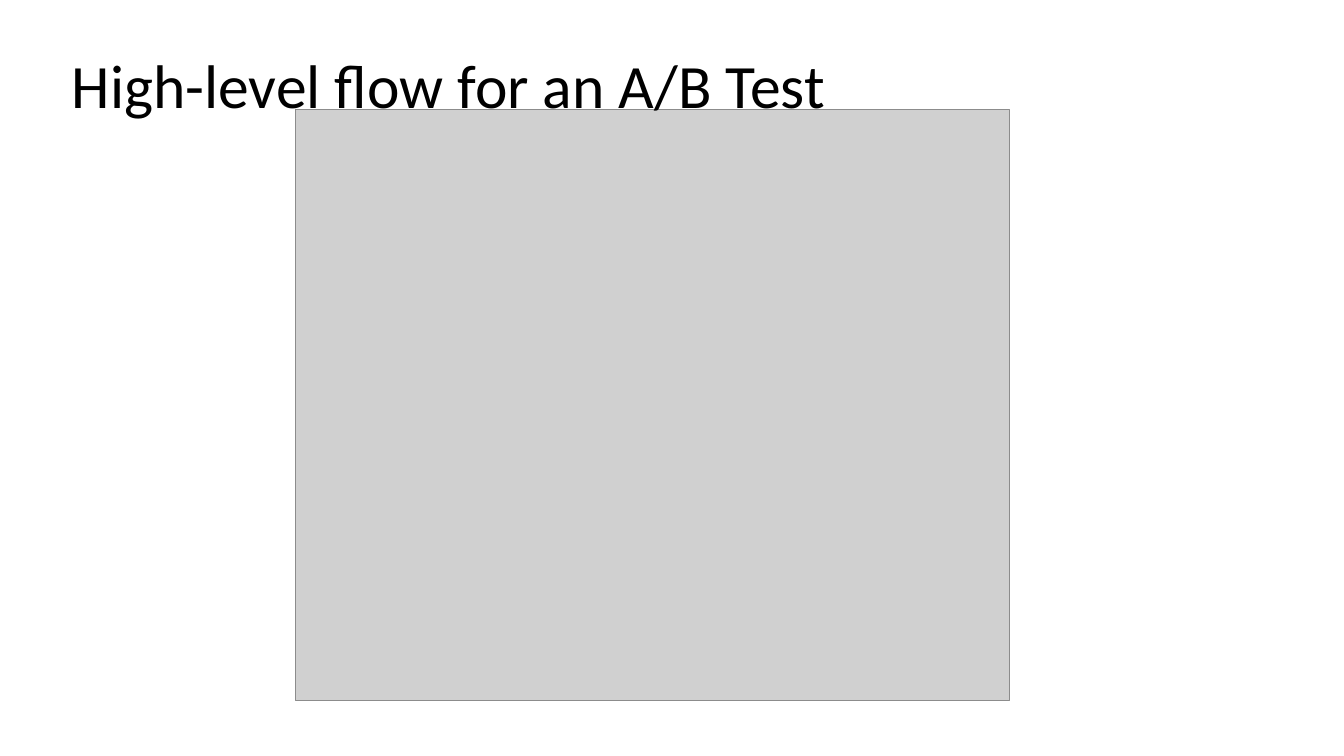
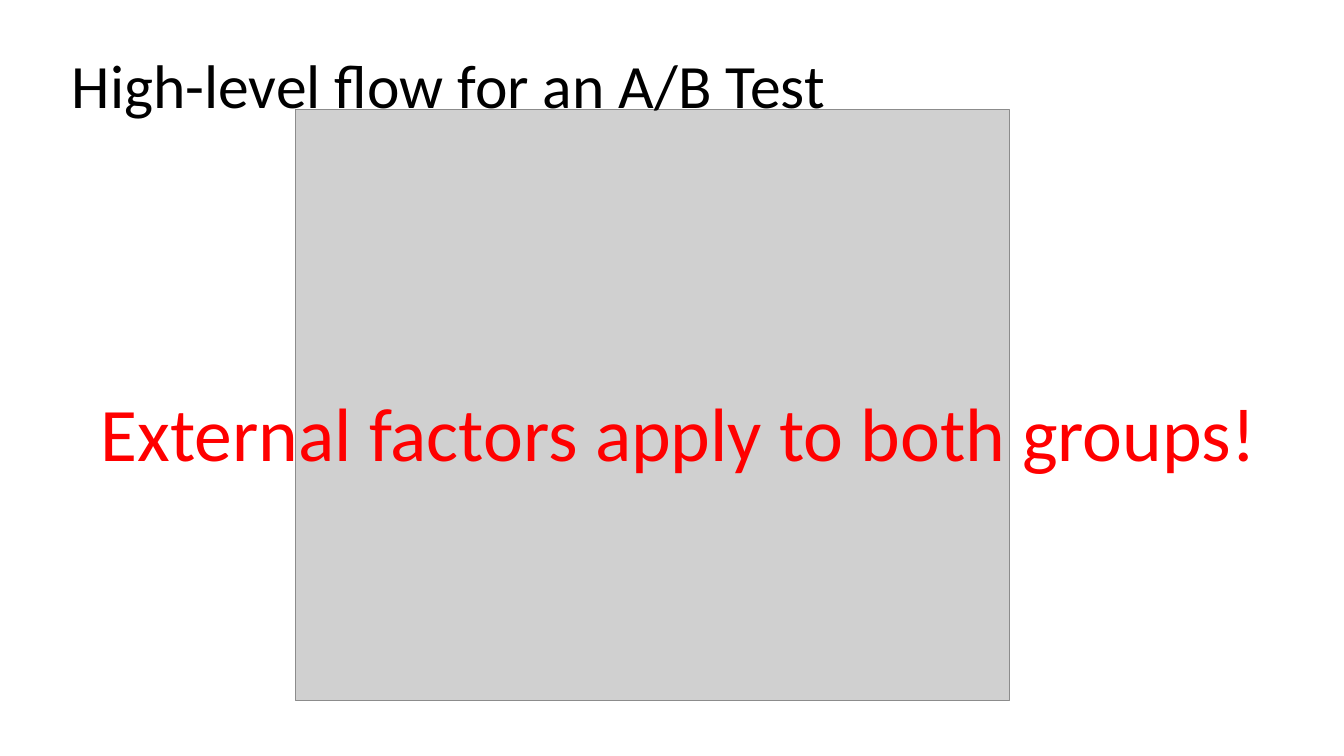
Before and after one commit to patng323/learn, a slide deck: slide 9 of FieldExperiments/AB Testing.pptx (slide 10 before the commit). Drawn at 1344x756 pixels with LibreOffice and Linux fonts; fonts in the diff are those of the drawing; grey boxes stand for pictures. Boxes give left, top, right and bottom in pixels: in the first picture for what was removed or moved away, otherwise in the second. Text is boxed around its words. In the diff, an @@ line names an element or a change of style, - is before the commit and + after.

```diff
--- a/FieldExperiments/AB Testing.pptx
+++ b/FieldExperiments/AB Testing.pptx
@@ text added at (x1=101, y1=399, x2=1256, y2=479), 54 pt, text #FF0000 @@
+External factors apply to both groups!
```
Also in this commit, not shown: 10 other slides changed, 12 slides added, 4 slides removed.
